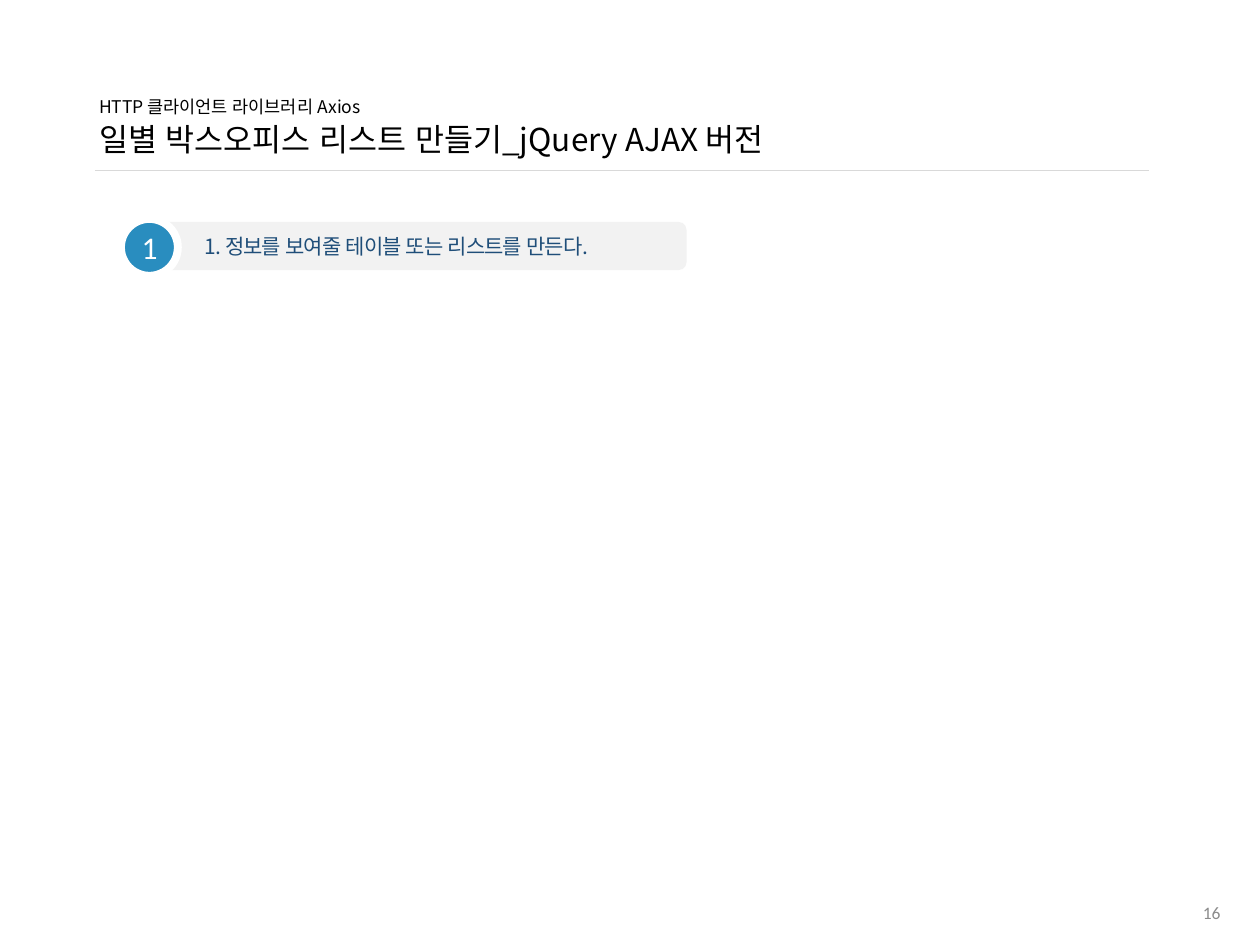
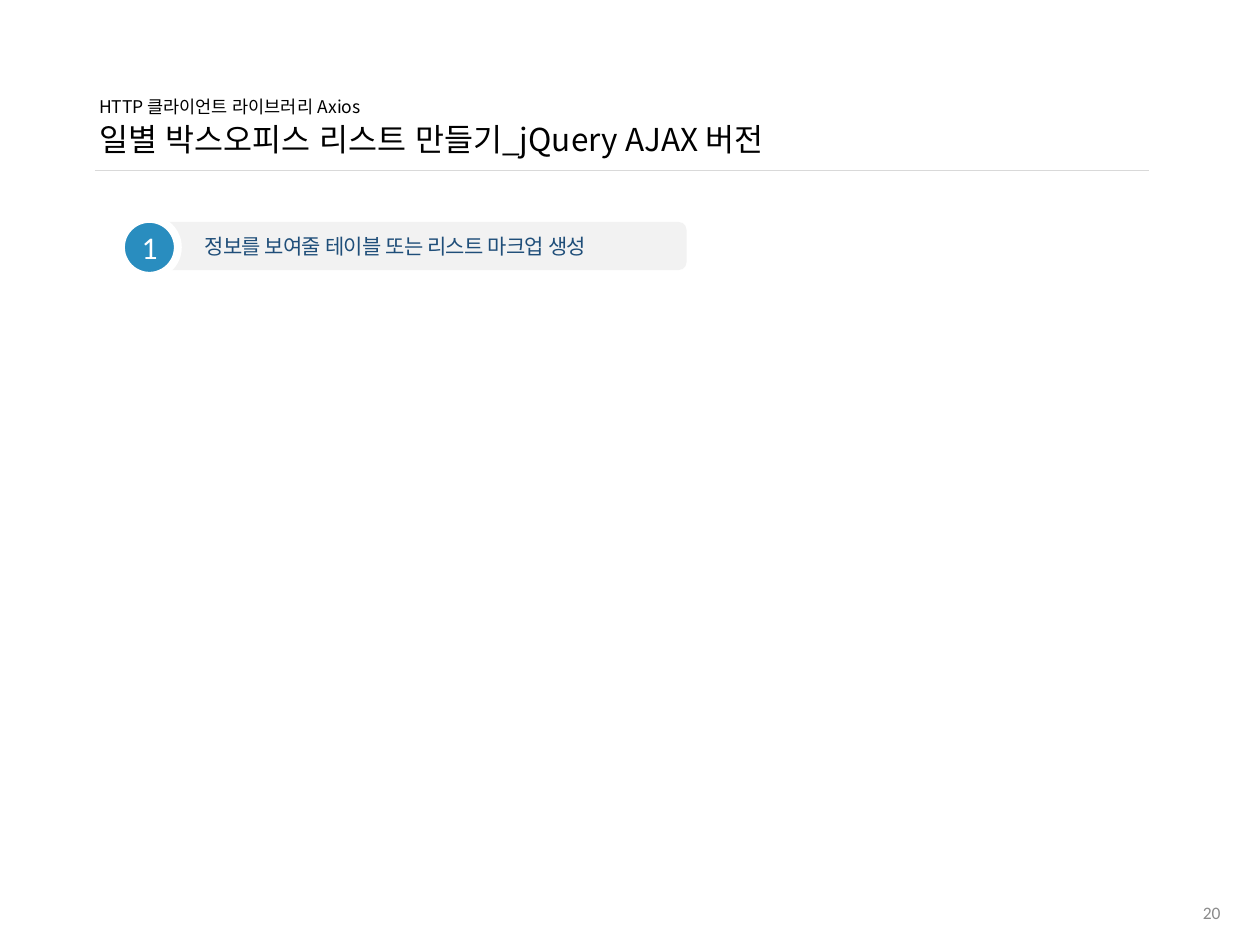
Before and after one commit to ddowon/vueStudy, a slide deck: slide 21 of 01.참고자료/191104_HTTP 클라이언트 라이브러리 Axios.pptx (slide 17 before the commit). Drawn at 1260x945 pixels with LibreOffice and Linux fonts; fonts in the diff are those of the drawing; background and template pictures are left out. Boxes give left, top, right and bottom in pixels: in the first picture for what was removed or moved away, otherwise in the second. Text is boxed around its words. In the diff, an @@ line names an element or a change of style, - is before the commit and + after.

Commit message:
11월 4일 11차 Axios 스터디 자료 업데이트

```diff
--- a/01.참고자료/191104_HTTP 클라이언트 라이브러리 Axios.pptx
+++ b/01.참고자료/191104_HTTP 클라이언트 라이브러리 Axios.pptx
@@ text in rounded rectangle at <box>205,236,586,256</box>: text changed @@
-1. 정보를 보여줄 테이블 또는 리스트를 만든다.
+정보를 보여줄 테이블 또는 리스트 마크업 생성
@@ page number at <box>1203,908,1221,919</box>: text changed @@
-16
+20
```
Also in this commit, not shown: 8 other slides changed, 5 slides added.
